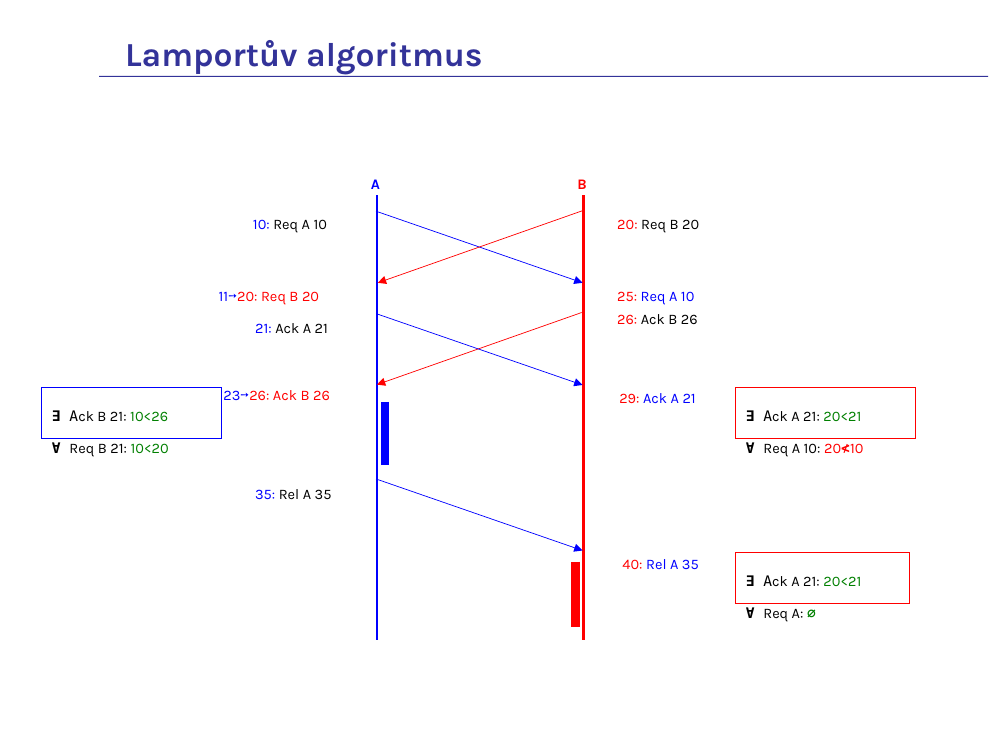
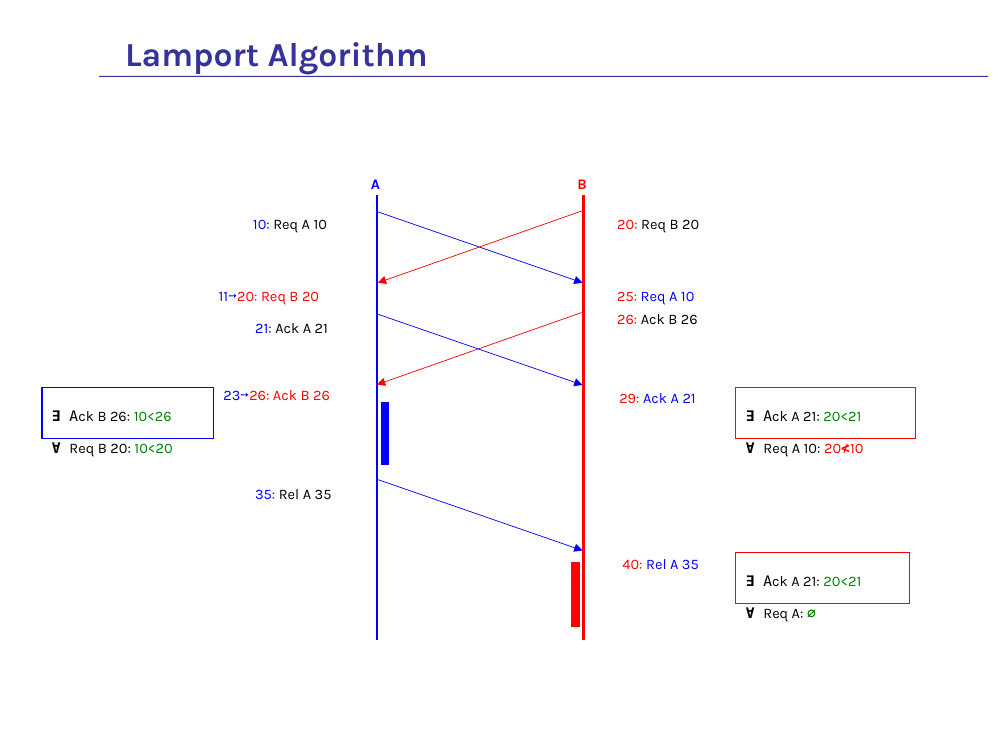
Before and after one commit to fan1x/fan1x.github.io, a slide deck: slide 50 of data/2025-26/pds/PDS-en.pptx. Drawn at 1008x756 pixels with LibreOffice and Linux fonts; fonts in the diff are those of the drawing. Boxes give left, top, right and bottom in pixels: in the first picture for what was removed or moved away, otherwise in the second. Text is boxed around its words. In the diff, an @@ line names an element or a change of style, - is before the commit and + after.

```diff
--- a/data/2025-26/pds/PDS-en.pptx
+++ b/data/2025-26/pds/PDS-en.pptx
@@ title at [125, 42, 428, 74]: text changed @@
-Lamportův algoritmus
+Lamport Algorithm
@@ rectangle "∃ Ack B 26: 10<26": place and size @@
-rectangle "∃ Ack B 26: 10<26" at [42, 388, 222, 439]
+rectangle "∃ Ack B 26: 10<26" at [42, 388, 214, 438]
@@ text in rectangle at [69, 410, 172, 457]: text changed @@
-∃ Ack B 21: 10<26
-∀ Req B 21: 10<20
+∃ Ack B 26: 10<26
+∀ Req B 20: 10<20
```
Also in this commit, not shown: 37 other slides changed, 3 slides added, 3 slides removed.
